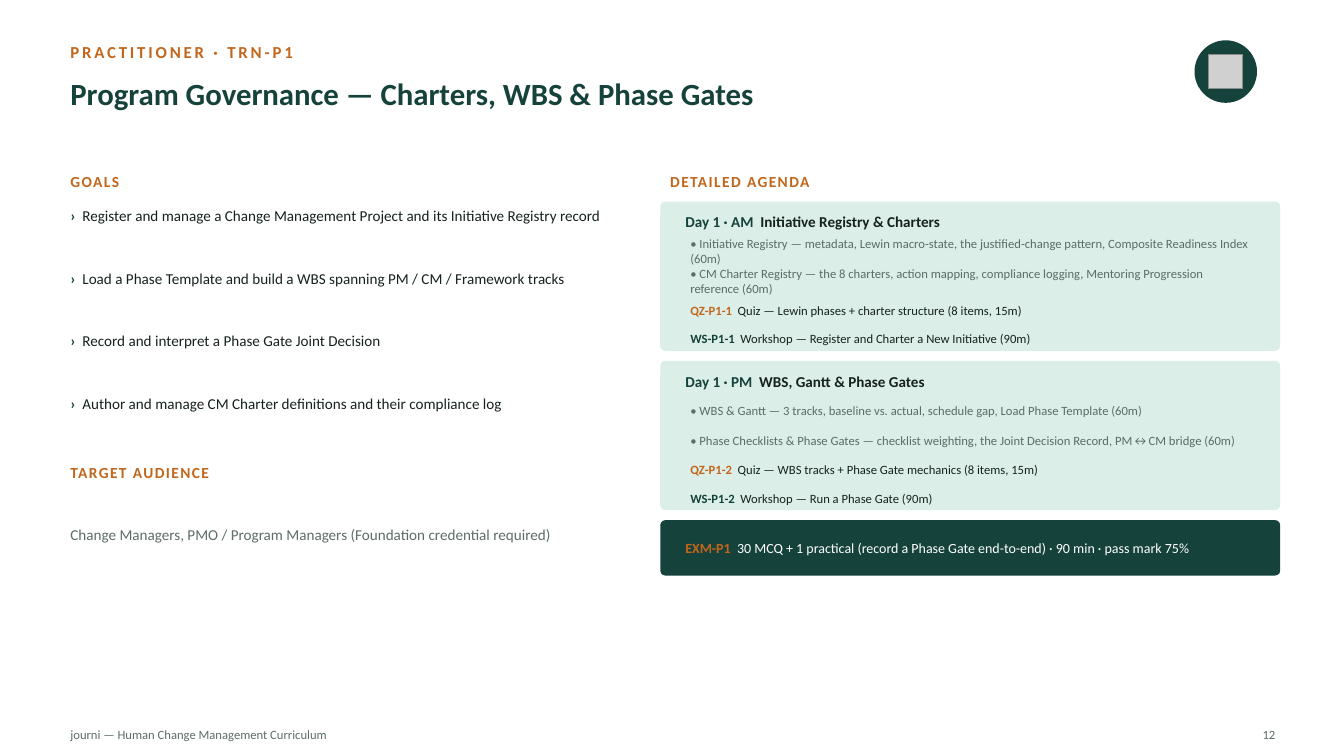
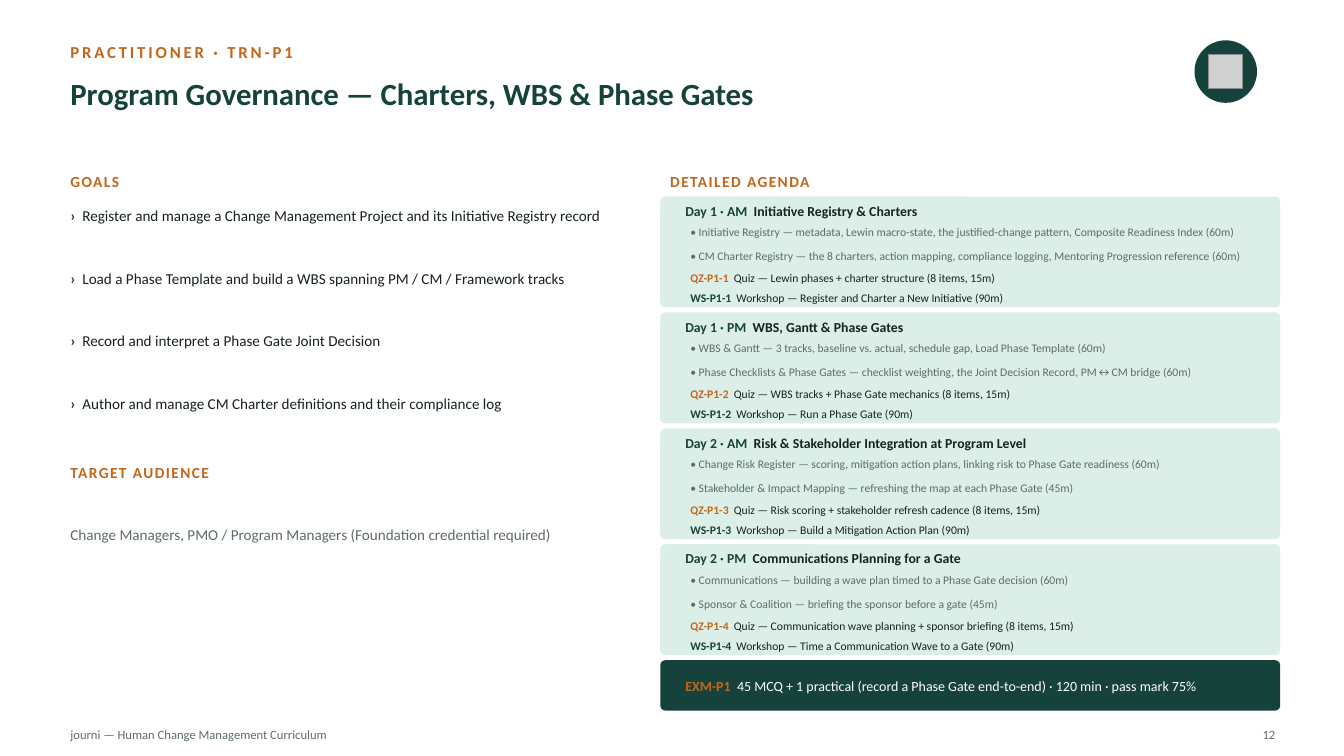
Before and after one commit to mbenhima/scm-process-register, a slide deck: slide 13 of deliverables/journi_Curriculum_HCM.pptx. Drawn at 1344x756 pixels with LibreOffice and Linux fonts; fonts in the diff are those of the drawing; grey boxes stand for pictures. Boxes give left, top, right and bottom in pixels: in the first picture for what was removed or moved away, otherwise in the second. Text is boxed around its words. In the diff, an @@ line names an element or a change of style, - is before the commit and + after.

```diff
--- a/deliverables/journi_Curriculum_HCM.pptx
+++ b/deliverables/journi_Curriculum_HCM.pptx
@@ rounded rectangle: place and size @@
-rounded rectangle at bbox=[660, 202, 1280, 351]
+rounded rectangle at bbox=[660, 197, 1280, 308]
@@ rounded rectangle at bbox=[660, 197, 1280, 308]: proportions changed @@
@@ text "Day 1 · AM Initiative ..." at bbox=[685, 206, 917, 219]: size 10.8 to 9.8 pt @@
@@ text "• Initiative Registry — metadata, ...": place and size @@
-text "• Initiative Registry — metadata, ..." at bbox=[690, 239, 1248, 265]
+text "• Initiative Registry — metadata, ..." at bbox=[699, 228, 1234, 238]
@@ text "• CM Charter Registry — ...": place and size @@
-text "• CM Charter Registry — ..." at bbox=[690, 269, 1203, 295]
+text "• CM Charter Registry — ..." at bbox=[699, 252, 1240, 262]
@@ text "QZ-P1-1 Quiz — Lewin phases ...": place and size @@
-text "QZ-P1-1 Quiz — Lewin phases ..." at bbox=[690, 306, 1022, 317]
+text "QZ-P1-1 Quiz — Lewin phases ..." at bbox=[690, 273, 995, 284]
@@ text "WS-P1-1 Workshop — Register and ...": place and size @@
-text "WS-P1-1 Workshop — Register and ..." at bbox=[690, 334, 1030, 345]
+text "WS-P1-1 Workshop — Register and ..." at bbox=[690, 293, 1003, 304]
@@ rounded rectangle at bbox=[660, 313, 1280, 423]: proportions changed @@
@@ rounded rectangle: place and size @@
-rounded rectangle at bbox=[660, 361, 1280, 510]
+rounded rectangle at bbox=[660, 313, 1280, 423]
@@ text "Day 1 · PM WBS, ..." at bbox=[685, 322, 903, 334]: size 10.8 to 9.8 pt @@
@@ text "Day 1 · PM WBS, ...": place and size @@
-text "Day 1 · PM WBS, ..." at bbox=[685, 376, 925, 390]
+text "Day 1 · PM WBS, ..." at bbox=[685, 322, 903, 334]
@@ text "• WBS & Gantt — ...": place and size @@
-text "• WBS & Gantt — ..." at bbox=[699, 406, 1141, 417]
+text "• WBS & Gantt — ..." at bbox=[699, 344, 1106, 354]
@@ text "• Phase Checklists & Phase ...": place and size @@
-text "• Phase Checklists & Phase ..." at bbox=[699, 436, 1234, 447]
+text "• Phase Checklists & Phase ..." at bbox=[699, 368, 1191, 378]
@@ text "QZ-P1-2 Quiz — WBS tracks ...": place and size @@
-text "QZ-P1-2 Quiz — WBS tracks ..." at bbox=[690, 465, 1038, 476]
+text "QZ-P1-2 Quiz — WBS tracks ..." at bbox=[690, 389, 1011, 400]
@@ size 9 to 8.3 pt in 8 elements at bbox=[699, 228, 1234, 238], bbox=[699, 252, 1240, 262], bbox=[690, 273, 995, 284], bbox=[690, 293, 1003, 304], bbox=[699, 344, 1106, 354], bbox=[699, 368, 1191, 378], bbox=[690, 389, 1011, 400], bbox=[690, 409, 913, 420] @@
@@ text "WS-P1-2 Workshop — Run a ...": place and size @@
-text "WS-P1-2 Workshop — Run a ..." at bbox=[690, 494, 932, 505]
+text "WS-P1-2 Workshop — Run a ..." at bbox=[690, 409, 913, 420]
@@ rounded rectangle: place and size @@
-rounded rectangle at bbox=[660, 520, 1280, 576]
+rounded rectangle at bbox=[660, 429, 1280, 539]
@@ rounded rectangle at bbox=[660, 429, 1280, 539]: fill #15423A to #DCEEE8; proportions changed @@
@@ text added at bbox=[685, 438, 1026, 451], 9.8 pt, text #16221F, bold @@
+Day 2 · AM Risk & Stakeholder Integration at Program Level
@@ text added at bbox=[699, 460, 1160, 470], 8.3 pt, text #5C6D68 @@
+• Change Risk Register — scoring, mitigation action plans, linking risk to Phase Gate readiness (60m)
@@ text added at bbox=[690, 505, 1041, 516], 8.3 pt, text #16221F @@
+QZ-P1-3 Quiz — Risk scoring + stakeholder refresh cadence (8 items, 15m)
@@ text added at bbox=[699, 484, 1073, 494], 8.3 pt, text #5C6D68 @@
+• Stakeholder & Impact Mapping — refreshing the map at each Phase Gate (45m)
@@ text added at bbox=[690, 526, 970, 536], 8.3 pt, text #16221F @@
+WS-P1-3 Workshop — Build a Mitigation Action Plan (90m)
@@ rounded rectangle added at bbox=[660, 544, 1280, 655], fill #DCEEE8 @@
@@ text added at bbox=[685, 553, 961, 566], 9.8 pt, text #16221F, bold @@
+Day 2 · PM Communications Planning for a Gate
@@ text added at bbox=[699, 576, 1068, 586], 8.3 pt, text #5C6D68 @@
+• Communications — building a wave plan timed to a Phase Gate decision (60m)
@@ text added at bbox=[690, 622, 1074, 632], 8.3 pt, text #16221F @@
+QZ-P1-4 Quiz — Communication wave planning + sponsor briefing (8 items, 15m)
@@ text added at bbox=[699, 600, 998, 610], 8.3 pt, text #5C6D68 @@
+• Sponsor & Coalition — briefing the sponsor before a gate (45m)
@@ text added at bbox=[690, 641, 1014, 652], 8.3 pt, text #16221F @@
+WS-P1-4 Workshop — Time a Communication Wave to a Gate (90m)
@@ rounded rectangle added at bbox=[660, 660, 1280, 711], fill #15423A @@
@@ text at bbox=[685, 681, 1196, 694]: text changed @@
-EXM-P1 30 MCQ + 1 practical (record a Phase Gate end-to-end) · 90 min · pass mark 75%
+EXM-P1 45 MCQ + 1 practical (record a Phase Gate end-to-end) · 120 min · pass mark 75%
```
Also in this commit, not shown: 23 other slides changed, 3 other files.
